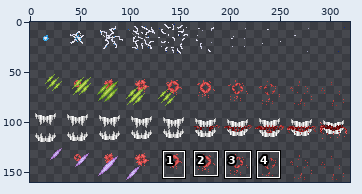
A sprite sheet gets an edit: Resources/AwesomeGuns/Weapons/SPRITES/Hits.gif. The picture above shows the old version from afar; the outline marks the close-up.
Close-up. First the earlier version:
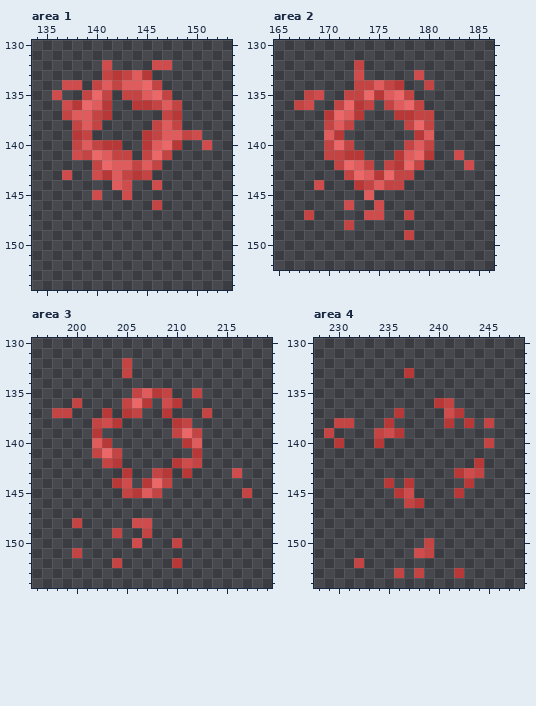
The file is 320x160 pixels. Colours within 5 levels of each other are drawn and written as one. Shown: area 1: x 134..153, y 130..154; area 2: x 165..186, y 130..152; area 3: x 196..219, y 130..154; area 4: x 228..248, y 130..154. The commit also changed other parts of the picture, which this record leaves out.
The same view after the edit:
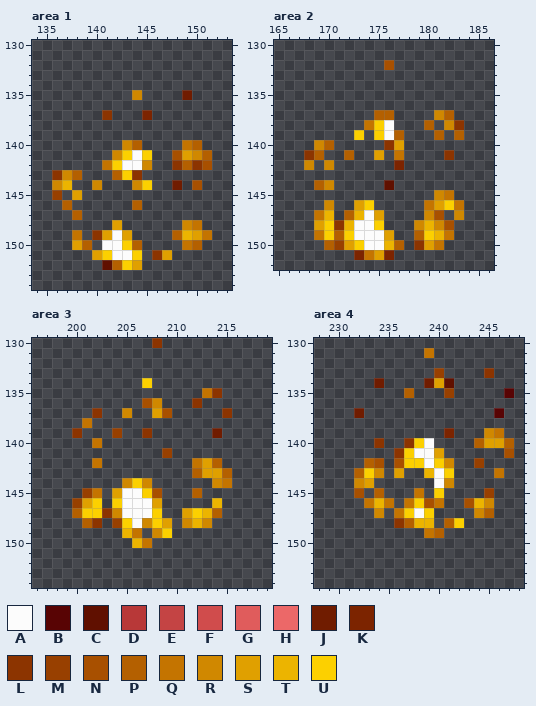
Palette (. is transparent): A #fcfcfc  B #580404  C #601000  D #b83838  E #c44444  F #d04c4c  G #e05c5c  H #ec6868  J #701c00  K #7c2400  L #8c3400  M #984000  N #a85000  P #b46000  Q #c47400  R #d08800  S #e0a000  T #ecb400  U #fcd000
From old to new:
Area 1:
y 132: x 141 F -> .; x 146..147 FF -> ..
y 133: x 141..145 EDEGD -> .....
y 134: x 137..138 FF -> ..; x 140..146 EGEGGHE -> .......
y 135: x 136 F -> .; x 139..141 EHE -> ...; x 143..147 EEGHE -> .R...; x 149 . -> J
y 136: x 137..141 FDHGD -> .....; x 144..148 DDEGE -> .....
y 137: x 137..141 EGGED -> ....L; x 145 . -> K; x 147..148 ED -> ..
y 138: x 138..140 EGE -> ...; x 146..148 EGE -> ...
y 139: x 138..139 DE -> ..; x 145..150 DEGGEF -> ......
y 140: x 138..151 EGEDD..DGHD..F -> .....RP....QP.
y 141: x 138..151 FEHGEE.EHE.... -> ....RUAU..NSRP
y 142: x 140..146 EHGGEGE -> .QUAAR.; x 148..151 .... -> LPLN
y 143: x 136..138 .F. -> LRP; x 140..145 FDGEDE -> ..PUL.
y 144: x 136..137 .. -> RT; x 140 . -> R; x 142..146 GF..F -> ..RU.; x 148 . -> J; x 150 . -> N
y 145: x 136 . -> M; x 138 . -> S; x 140 F -> .; x 143 F -> .
y 146: x 137 . -> P; x 144 . -> P; x 146 E -> .
y 147: x 138 . -> P
y 148: x 142 . -> S; x 149..150 .. -> RQ
y 149: x 138 . -> Q; x 140..143 .... -> LSAS; x 148..151 .... -> PTSQ
y 150: x 138..139 .. -> SP; x 141..144 .... -> AAUP; x 149..150 .. -> QP
y 151: x 140..144 ..... -> SUAAU; x 146..147 .. -> LS
y 152: x 141..144 .... -> CPUS
Area 2:
y 132: x 173 E -> .; x 176 . -> N
y 133: x 173 F -> .; x 179 F -> .
y 134: x 173..177 EEGED -> .....; x 180 E -> .
y 135: x 168..169 EF -> ..; x 172..178 EEHDGHE -> .......
y 136: x 167..168 EF -> ..; x 171..174 EHDE -> ....; x 176..179 EGHE -> ....
y 137: x 170..173 DHGD -> ....; x 175..182 ..DDEE.. -> PP....RP
y 138: x 170..172 EGE -> ...; x 174..176 ... -> QUA; x 178..180 EHE -> ..P; x 182..183 .. -> RL
y 139: x 170..171 GD -> ..; x 173 . -> U; x 175..177 ... -> UAP; x 179..181 DG. -> ..P; x 183 . -> P
y 140: x 169..172 .EHE -> RP..; x 176..180 ..EGE -> LS...
y 141: x 168..173 ..EEDD -> LP..P.; x 175 . -> S; x 177..180 DGHD -> Q...; x 182..183 .F -> L.
y 142: x 168 . -> R; x 170..174 .EHGE -> R....; x 176..179 EDHE -> .K..; x 184 F -> .
y 143: x 172..178 EHGDHEE -> .......
y 144: x 169..170 F. -> PR; x 173..177 DEGEE -> ...C.
y 145: x 174 G -> .; x 181..182 .. -> RQ
y 146: x 170 . -> R; x 172..175 F..F -> .SU.; x 180..183 .... -> QSUQ
y 147: x 168..170 E.. -> .QT; x 172..175 ..FF -> PTAS; x 178 E -> .; x 180..181 .. -> RN; x 183 . -> R
y 148: x 169..175 ...E... -> SULTAAU; x 179..182 .... -> RTRN
y 149: x 169..176 ........ -> QUPUAAAS; x 178..182 E.... -> .PUTQ
y 150: x 170..177 ........ -> PMSUAATP; x 179..181 ... -> LSQ
y 151: x 173..176 .... -> KQSK
Area 3:
y 130: x 208 . -> L
y 132..133: x 205 E -> .
y 134: x 207 . -> U
y 135: x 206..209 EGDE -> ....; x 212..214 E.. -> .QL
y 136: x 200 E -> .; x 205..210 EHD.FD -> ..NR..; x 212 . -> L
y 137: x 198..199 EE -> ..; x 202..203 .D -> L.; x 205..206 DE -> R.; x 208..209 .D -> SN; x 213 E -> .; x 215 . -> L
y 138: x 201..204 .EFD -> Q...; x 210..211 DE -> ..
y 139: x 200 . -> L; x 202 D -> .; x 204 . -> M; x 207 . -> L; x 210..212 EHE -> ...; x 214 . -> J
y 140: x 202..203 GD -> Q.; x 211..212 DG -> ..
y 141: x 202..204 EHE -> ...; x 209 . -> M; x 212 D -> .
y 142: x 202..204 .ED -> Q..; x 210..214 DFE.. -> ..QSP
y 143: x 205 D -> .; x 208..209 ED -> ..; x 211..216 D....F -> .PSSP.
y 144: x 204..209 DF.DHE -> .RUR..; x 214..215 .. -> RQ
y 145: x 201..202 .. -> MQ; x 204..208 .EDGE -> SAAUN; x 212 . -> P; x 217 E -> .
y 146: x 200..202 ... -> MSU; x 204..208 ..... -> UAAAS; x 214 . -> T
y 147: x 200..208 ......... -> PUULRAAAU; x 211..214 .... -> SUTP
y 148: x 200..202 E.. -> .PL; x 204..209 ..FF.. -> MUARUS; x 211..213 ... -> RTR
y 149: x 204..209 E..E.. -> .TQ.RU
y 150: x 206..207 F. -> TQ; x 210 E -> .
y 151: x 200 E -> .
y 152: x 204 E -> .; x 210 D -> .
Area 4:
y 131: x 239 . -> Q
y 133: x 237 D -> .; x 240 . -> M; x 245 . -> L
y 134: x 234 . -> J; x 239..241 ... -> JSC
y 135: x 237 . -> P; x 241 . -> M; x 247 . -> B
y 136: x 240..241 DE -> ..
y 137: x 232 . -> J; x 236 D -> .; x 241..242 FD -> ..; x 246 . -> B
y 138: x 230..231 EE -> ..; x 235 D -> .; x 241 D -> .; x 243 D -> .; x 245 E -> .
y 139: x 229 E -> .; x 234..236 EFD -> ...; x 241 . -> K; x 245..246 .. -> RQ
y 140: x 230 D -> .; x 234 D -> L; x 237..239 ... -> LUA; x 244..247 .E.. -> PSSP
y 141: x 236..240 ..... -> LUAAS; x 247 . -> N
y 142: x 233..234 .. -> PN; x 236..241 ...... -> NUUAUR; x 244 D -> M
y 143: x 232..234 ... -> PUR; x 236 . -> S; x 239..244 ...DFE -> TAU...; x 246 . -> Q
y 144: x 232..233 .. -> RS; x 235 D -> .; x 237 D -> .; x 240..241 .. -> AR; x 243 D -> .
y 145: x 232 . -> N; x 234 . -> P; x 236..238 DF. -> ..Q; x 240 . -> U; x 242 D -> .; x 245 . -> M
y 146: x 233..235 ... -> QTQ; x 237..240 ED.. -> QUNQ; x 243..245 ... -> NTR
y 147: x 234 . -> R; x 236..239 .... -> QUAU; x 244..245 .. -> RP
y 148: x 236..239 .... -> LPTT; x 241..242 .. -> PU
y 149: x 239..240 .. -> QP
y 150: x 239 E -> .
y 151: x 238..239 FE -> ..
y 152: x 232 E -> .
y 153: x 236 E -> .; x 238 E -> .; x 242 D -> .
